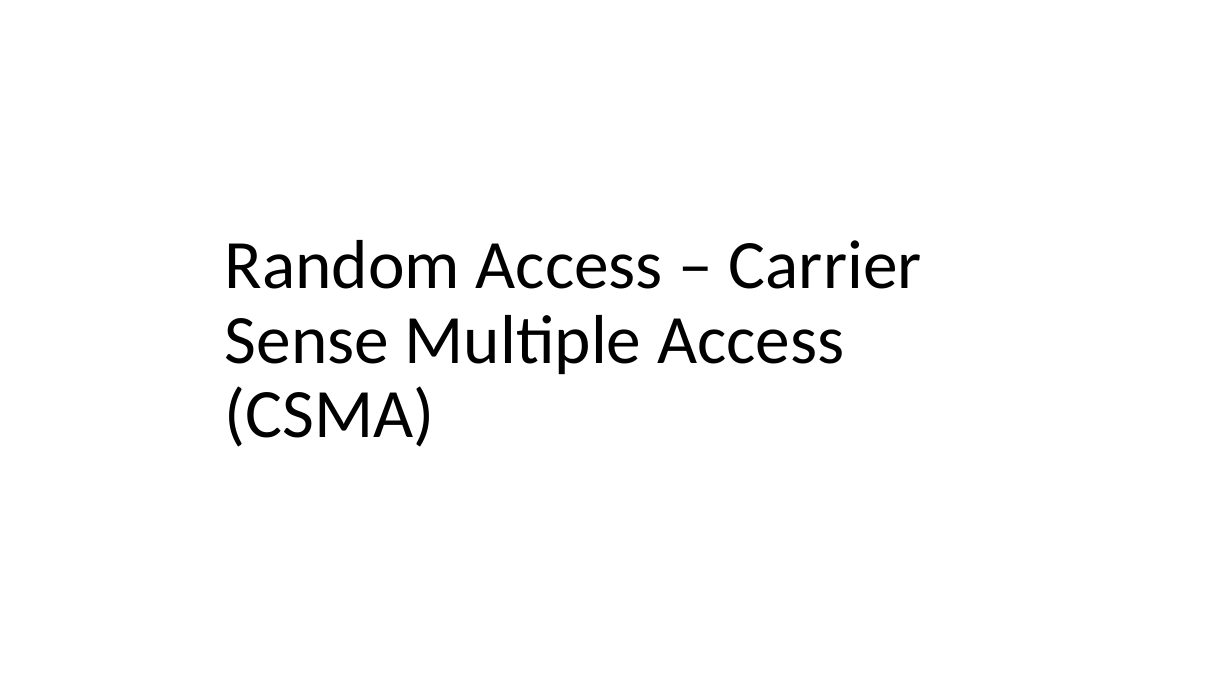
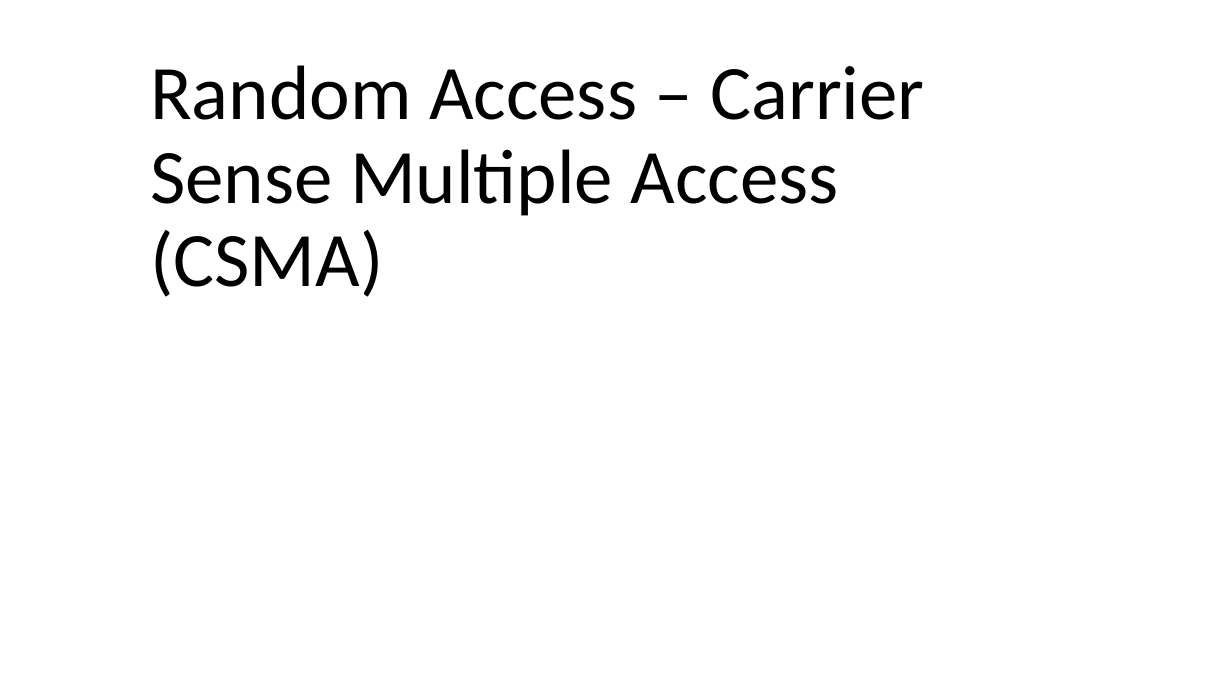
Before and after one commit to amelcharolinesgn2/DataNetCommunication, a slide deck: slide 19 of 6_8Network Communication_Multiple Access Control (MAC) Protocols.pptx. Drawn at 1232x693 pixels with LibreOffice and Linux fonts; fonts in the diff are those of the drawing. Boxes give left, top, right and bottom in pixels: in the first picture for what was removed or moved away, otherwise in the second. Text is boxed around its words. In the diff, an @@ line names an element or a change of style, - is before the commit and + after.

```diff
--- a/6_8Network Communication_Multiple Access Control (MAC) Protocols.pptx
+++ b/6_8Network Communication_Multiple Access Control (MAC) Protocols.pptx
@@ title "Random Access – Carrier Sense ...": place and size @@
-title "Random Access – Carrier Sense ..." at (225,240,922,447)
+title "Random Access – Carrier Sense ..." at (150,65,924,297)
@@ title "Random Access – Carrier Sense ..." at (150,65,924,297): size 54 to 60 pt @@
```
Also in this commit, not shown: 31 other slides changed, 3 other files.
